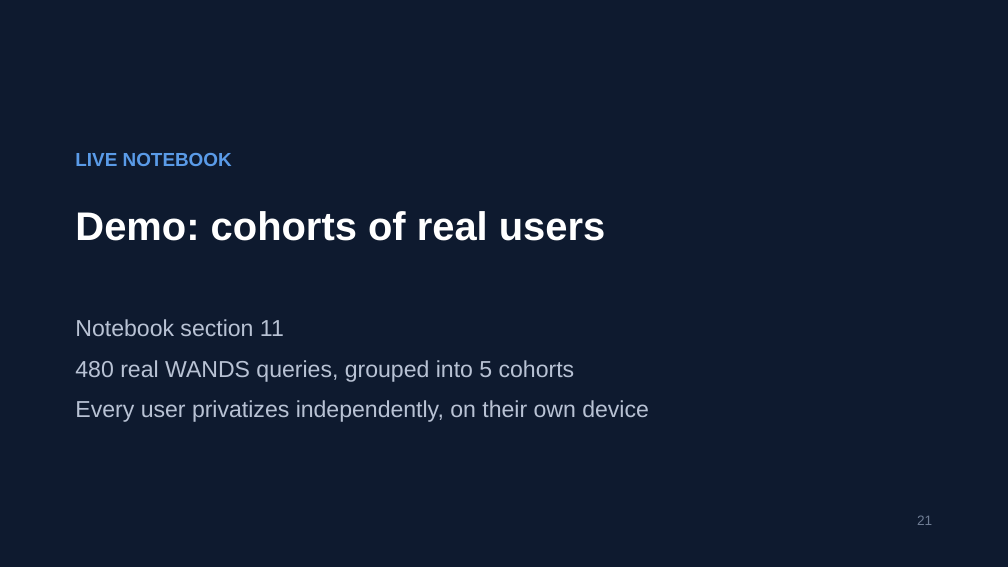
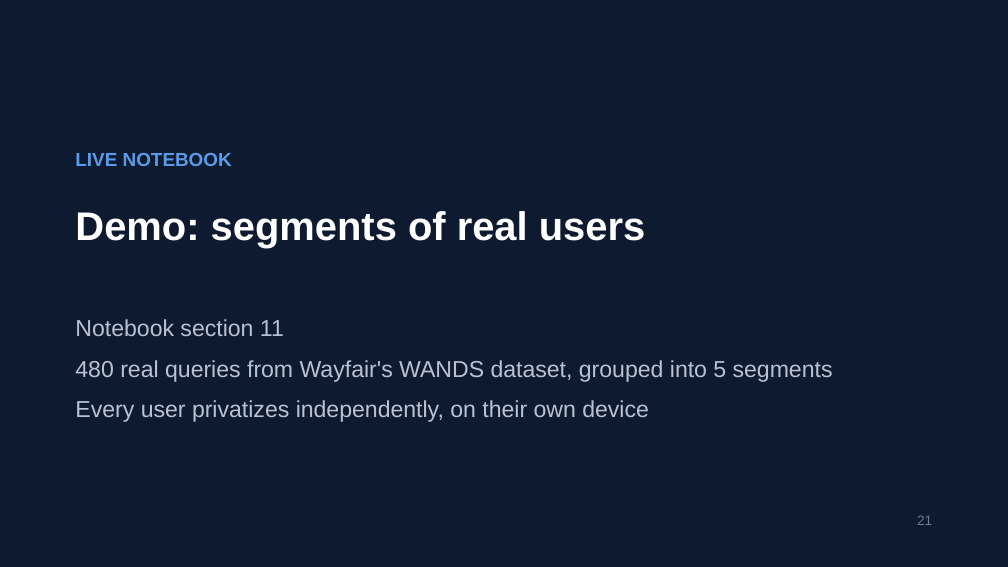
Before and after one commit to jzonthemtn/ldp-for-search, a slide deck: slide 21 of ldp_for_search_slides.pptx. Drawn at 1008x567 pixels with LibreOffice and Linux fonts; fonts in the diff are those of the drawing. Boxes give left, top, right and bottom in pixels: in the first picture for what was removed or moved away, otherwise in the second. Text is boxed around its words. In the diff, an @@ line names an element or a change of style, - is before the commit and + after.

```diff
--- a/ldp_for_search_slides.pptx
+++ b/ldp_for_search_slides.pptx
@@ text at (75, 211, 645, 248): text changed @@
-Demo: cohorts of real users
+Demo: segments of real users
@@ text at (75, 360, 833, 382): text changed @@
-480 real WANDS queries, grouped into 5 cohorts
+480 real queries from Wayfair's WANDS dataset, grouped into 5 segments
```
Also in this commit, not shown: 9 other slides changed, 2 slides added, 2 slides removed, 8 other files.
